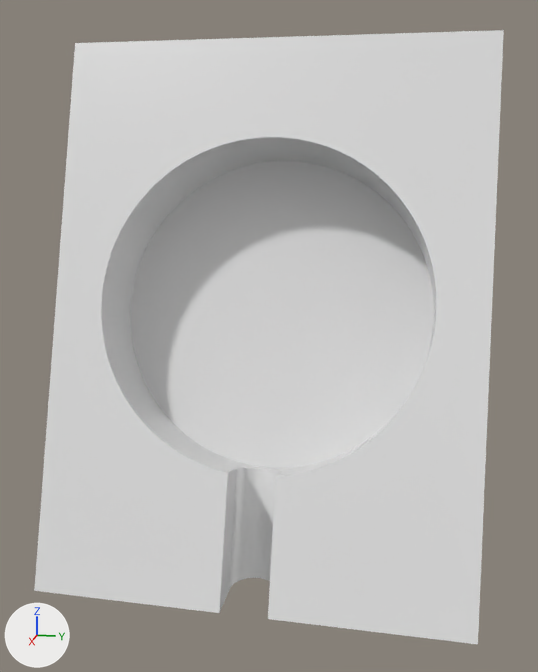
An edit to the Blender file watch-mount.blend, drawn before and after from the same camera.
Camera for both pictures: a camera (50 mm lens) standing at (0.0827, 0.0122, 0.0107) and looking at (0.0106, -0.0022, -0.0073). Every picture has the same lights, and +X, +Y and +Z are marked at lower left. The first picture is the older version.

Script lines for the objects in view, before the commit:
```python
me_cube = bpy.data.meshes.new('Cube')
me_cube.from_pydata(...)  # 9 vertices, 6 faces; spans x -1.0..1.77, y -0.3..0.3, z -5.0..1.22
me_cube.materials.append(mat_material)  # white #e7e7e7
me_cylinder_001 = bpy.data.meshes.new('Cylinder.001')
me_cylinder_001.from_pydata(...)  # a 128-sided cylinder along z spanning x -0.0138..0.0138, y -0.0138..0.0138, z -0.0033..0.0033
me_cylinder_002 = bpy.data.meshes.new('Cylinder.002')
me_cylinder_002.from_pydata(...)  # a 128-sided cylinder along z spanning x -0.0138..0.0138, y -0.0138..0.0138, z -0.0033..0.0033
ob_base = bpy.data.objects.new('Base', me_cube)
ob_base.location = (0.0027, 0.0, 0.0125)
ob_base.scale = (0.0165, 0.06, 0.0075)
_m = ob_base.modifiers.new('Boolean.003', 'BOOLEAN')
_m.object = ob_monitor
_m = ob_base.modifiers.new('Boolean.008', 'BOOLEAN')
_m.object = ob_monitor_back_1
_m = ob_base.modifiers.new('Boolean.007', 'BOOLEAN')
_m.object = ob_cube
_m = ob_base.modifiers.new('Boolean', 'BOOLEAN')
_m.object = ob_cylinder
_m = ob_base.modifiers.new('Boolean.001', 'BOOLEAN')
_m.object = ob_cylinder_001
_m = ob_base.modifiers.new('Boolean.002', 'BOOLEAN')
_m.object = ob_cube_001
ob_cylinder = bpy.data.objects.new('Cylinder', me_cylinder_001)
ob_cylinder.location = (0.0213, 0.0, -0.00227)
ob_cylinder.rotation_euler = (0.0, 1.27, 0.0)  # degrees (0, 73, 0)
ob_cylinder.hide_set(True)  # wire or fog, not drawn
ob_cylinder_001 = bpy.data.objects.new('Cylinder.001', me_cylinder_002)
ob_cylinder_001.location = (0.0283, 0.0, -0.0247)
ob_cylinder_001.rotation_euler = (0.0, -0.301, 0.0)  # degrees (0, -17, 0)
ob_cylinder_001.scale = (0.143, 0.143, 3.01)
ob_cylinder_001.hide_set(True)  # wire or fog, not drawn
```
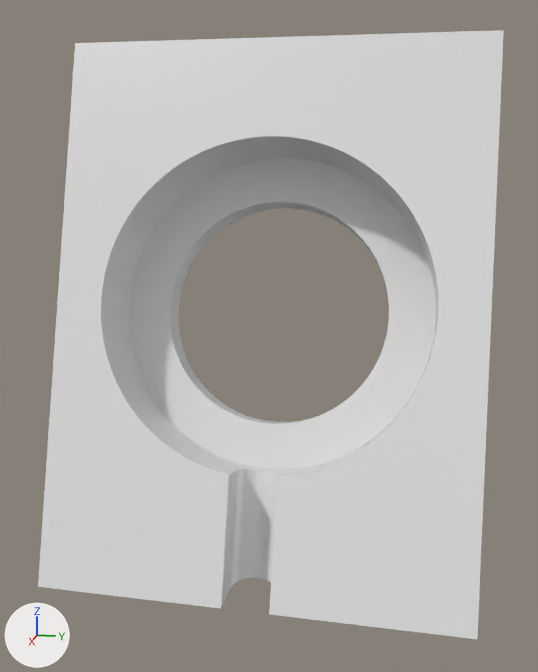
ob_cylinder is not drawn itself; it is used by a modifier of ob_base.
ob_cylinder_001 is not drawn itself; it is used by a modifier of ob_base.

Pixel boxes [x1, y1, x2, y2] of what changed, in the pictures (538 x 672 px):
'Base', reshaped, modifiers changed
    before: [34, 30, 504, 644]
    after: [38, 30, 504, 639]

Diff of the bpy script that builds the scene:
```diff
--- a/watch-mount.blend.py
+++ b/watch-mount.blend.py
@@ me_cube @@
 # used by ob_base; location = (0.0027, 0.0, 0.0125); scale = (0.0165, 0.06, 0.0075)
-me_cube.from_pydata(...)  # 9 vertices, 6 faces; spans x -1.0..1.77, y -0.3..0.3, z -5.0..1.22
-me_cube.vertices[1].co = (1.77, 0.3, -5.0)
-me_cube.vertices[3].co = (1.77, -0.3, -5.0)
+me_cube.from_pydata(...)  # 9 vertices, 6 faces; spans x -1.0..1.73, y -0.3..0.3, z -5.0..1.22
+# me_cube part 1
+me_cube.vertices[1].co = (1.73, 0.3, -5.0)
+me_cube.vertices[3].co = (1.73, -0.3, -5.0)
 me_cube.materials.append(mat_material)
@@ ob_base @@
 _m = ob_base.modifiers.new('Boolean', 'BOOLEAN')
+_m.object = ob_cylinder_002
+_m = ob_base.modifiers.new('Boolean.001', 'BOOLEAN')
 _m.object = ob_cylinder
-_m = ob_base.modifiers.new('Boolean.001', 'BOOLEAN')
-_m.object = ob_cylinder_001
 _m = ob_base.modifiers.new('Boolean.002', 'BOOLEAN')
 _m.object = ob_cube_001
+_m = ob_base.modifiers.new('Boolean.004', 'BOOLEAN')
+_m.object = ob_cylinder_001
@@ ob_cylinder @@
 ob_cylinder = bpy.data.objects.new('Cylinder', me_cylinder_001)
-ob_cylinder.location = (0.0213, 0.0, -0.00227)
-ob_cylinder.rotation_euler = (0.0, 1.27, 0.0)  # degrees (0, 73, 0)
+ob_cylinder.location = (0.0283, 0.0, -0.0247)
+ob_cylinder.rotation_euler = (0.0, -0.301, 0.0)  # degrees (0, -17, 0)
+ob_cylinder.scale = (0.143, 0.143, 3.01)
 ob_cylinder.hide_set(True)  # wire or fog, not drawn
@@ ob_cylinder_001 @@
 ob_cylinder_001 = bpy.data.objects.new('Cylinder.001', me_cylinder_002)
-ob_cylinder_001.location = (0.0283, 0.0, -0.0247)
-ob_cylinder_001.rotation_euler = (0.0, -0.301, 0.0)  # degrees (0, -17, 0)
-ob_cylinder_001.scale = (0.143, 0.143, 3.01)
+ob_cylinder_001.location = (0.0213, 0.0, -0.00227)
+ob_cylinder_001.rotation_euler = (0.0, 1.283, 0.0)  # degrees (0, 74, 0)
+ob_cylinder_001.scale = (1.01, 1.01, 1.0)
 ob_cylinder_001.hide_set(True)  # wire or fog, not drawn
@@ ob_cylinder_002 @@
+ob_cylinder_002 = bpy.data.objects.new('Cylinder.002', me_cylinder_002.copy())  # the mesh of ob_cylinder_001
+ob_cylinder_002.location = (0.0213, 0.0, -0.00227)
+ob_cylinder_002.rotation_euler = (0.0, 1.283, 0.0)  # degrees (0, 74, 0)
+ob_cylinder_002.scale = (0.722, 0.722, 1.8)
+ob_cylinder_002.hide_set(True)  # wire or fog, not drawn
```
